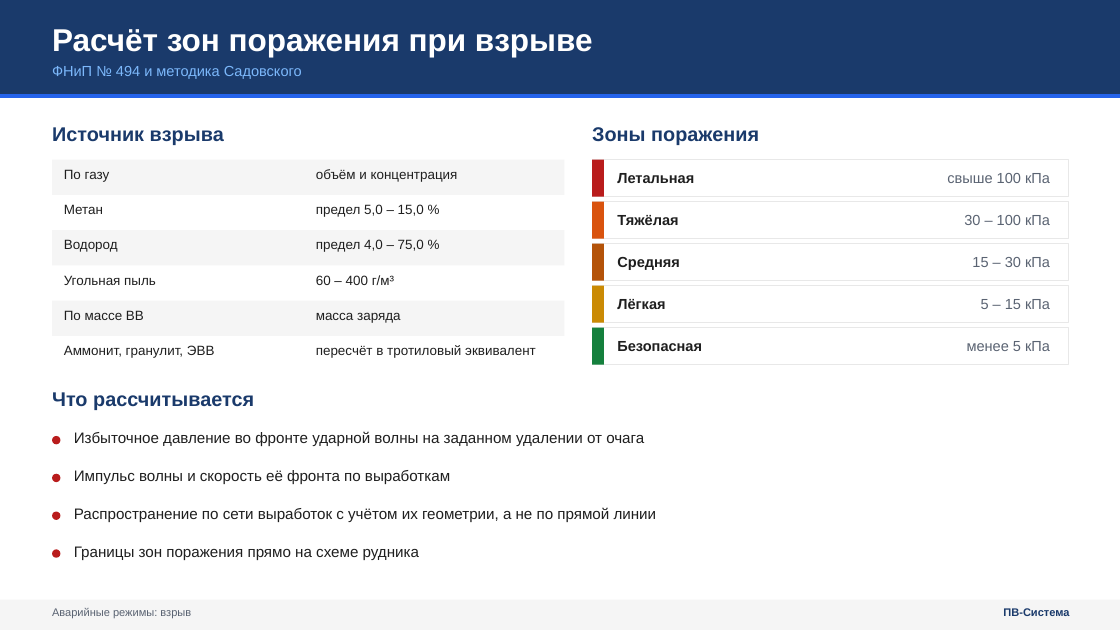
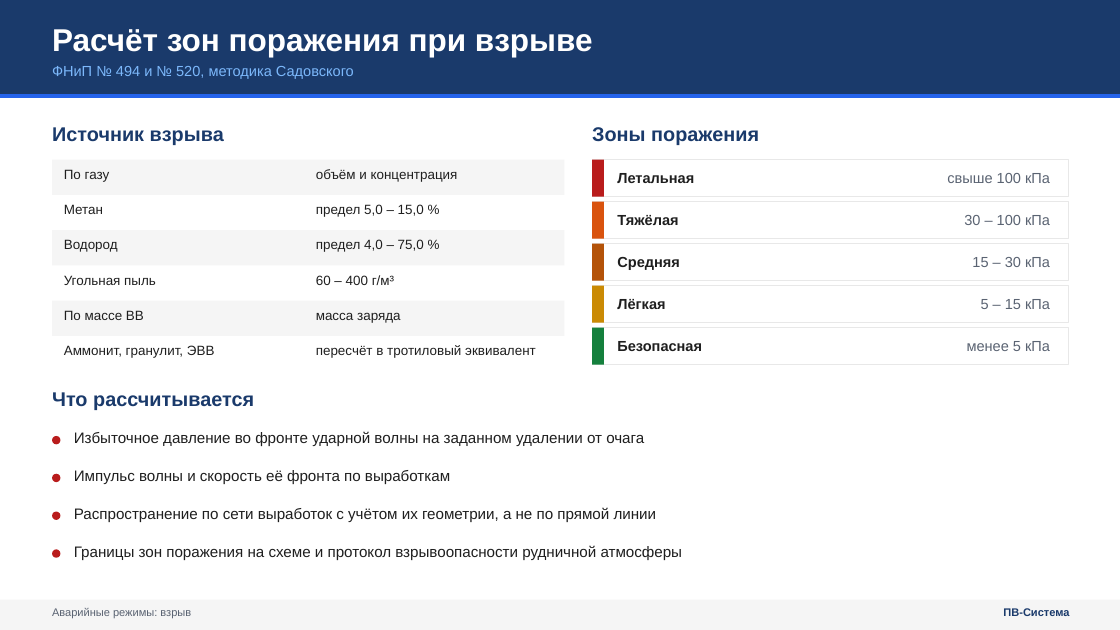
Before and after one commit to pvsistema/ventilation-system-design, a slide deck: slide 13 of public/PV-Sistema-prezentaciya.pptx. Drawn at 1120x630 pixels with LibreOffice and Linux fonts; fonts in the diff are those of the drawing. Boxes give left, top, right and bottom in pixels: in the first picture for what was removed or moved away, otherwise in the second. Text is boxed around its words. In the diff, an @@ line names an element or a change of style, - is before the commit and + after.

```diff
--- a/public/PV-Sistema-prezentaciya.pptx
+++ b/public/PV-Sistema-prezentaciya.pptx
@@ text at (52,66,354,79): text changed @@
-ФНиП № 494 и методика Садовского
+ФНиП № 494 и № 520, методика Садовского
@@ text at (74,545,683,560): text changed @@
-Границы зон поражения прямо на схеме рудника
+Границы зон поражения на схеме и протокол взрывоопасности рудничной атмосферы
```
Also in this commit, not shown: 7 other slides changed.
